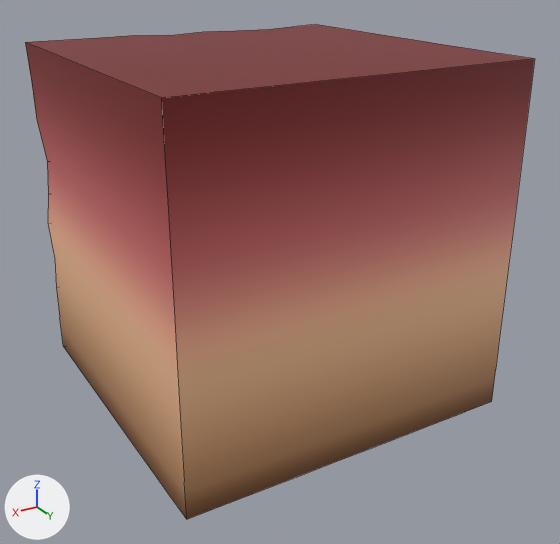
One commit to the FBX model Assets/Models/TileSets/Tileset 1/base2.001.fbx: the scene before it, then after it.
One viewpoint serves both versions: a camera (50 mm lens) standing at (1.067, 1.879, 0.775) and looking at (-0.016, 0.073, -0.127). The axes (+X, +Y, +Z) are drawn at lower left. The lights are the same throughout. Mesh edges are drawn as thin lines. Where no turn or scale is listed for an object, it has been applied to the vertices.

Before the edit, the objects in view are built like this:
```python
me_cube_027 = bpy.data.meshes.new('Cube.027')
me_cube_027.from_pydata(...)  # 168 vertices, 86 faces; spans x -0.5..0.5, y -0.5..0.5, z -0.5..0.5
me_cube_027.materials.append(mat_foundationtexture)  # picture img_badnorthtilesettexture_jpg
ob_base2_001 = bpy.data.objects.new('base2.001', me_cube_027)
ob_base2_001.location = (0.0, 0.0, 0.0)
```
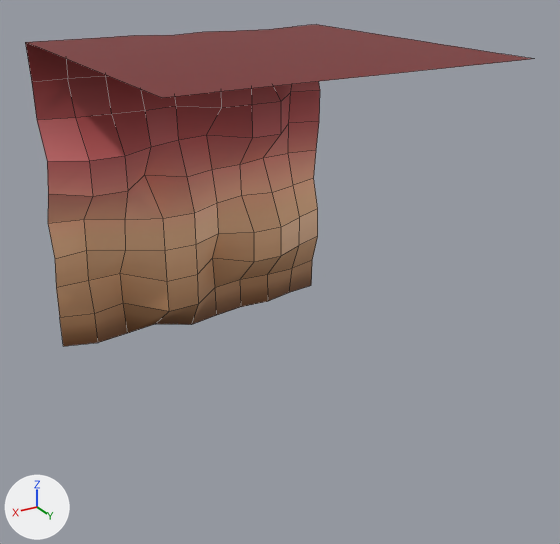
The change, as JSON lines over the scene's bpy script:
```json
{"block": "me_cube_027", "where": "# used by ob_base2_001; location = (0.0, 0.0, 0.0)"}
{"op": "remove", "block": "me_cube_027", "code": "me_cube_027.from_pydata(...)  # 168 vertices, 86 faces; spans x -0.5..0.5, y -0.5..0.5, z -0.5..0.5"}
{"op": "add", "block": "me_cube_027", "code": "me_cube_027.from_pydata(...)  # 126 vertices, 82 faces; spans x -0.5..0.5, y -0.5..0.5, z -0.5..0.5"}
{"block": "me_cube_027", "change": "me_cube_027 part 1"}
{"block": "me_cube_027", "change": "42 vertices are removed from x -0.5..0.5, y -0.389..0.5, z -0.5..0.389"}
{"block": "me_cube_027", "change": "4 faces are deleted"}
```

What differs and where, as boxes (x1, y1, x2, y2) in the pictures (560 x 544 px):
```json
{"object": "base2.001", "change": "reshaped", "before": [25, 24, 535, 519], "after": [25, 24, 532, 346], "on screen": "35% shorter"}
{"part": 1, "of": "me_cube_027", "change": "deleted", "before": [25, 42, 535, 519]}
```
